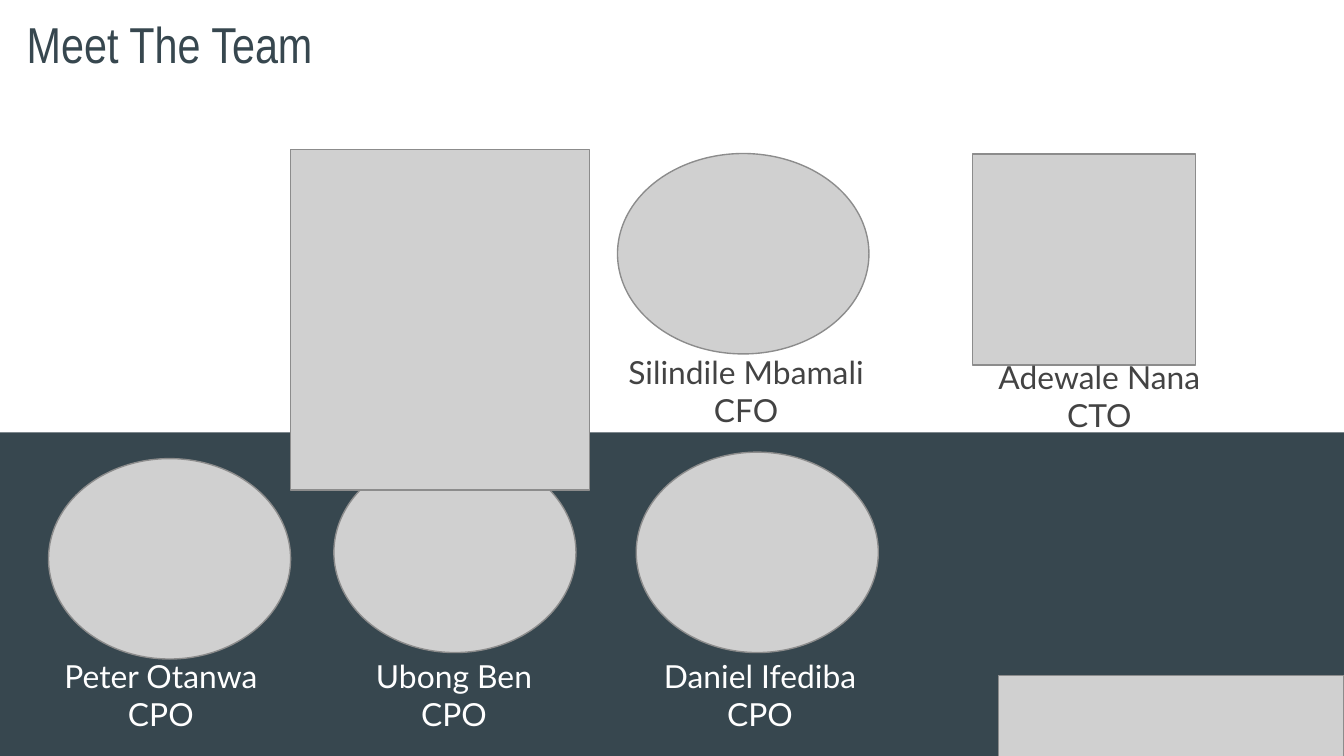
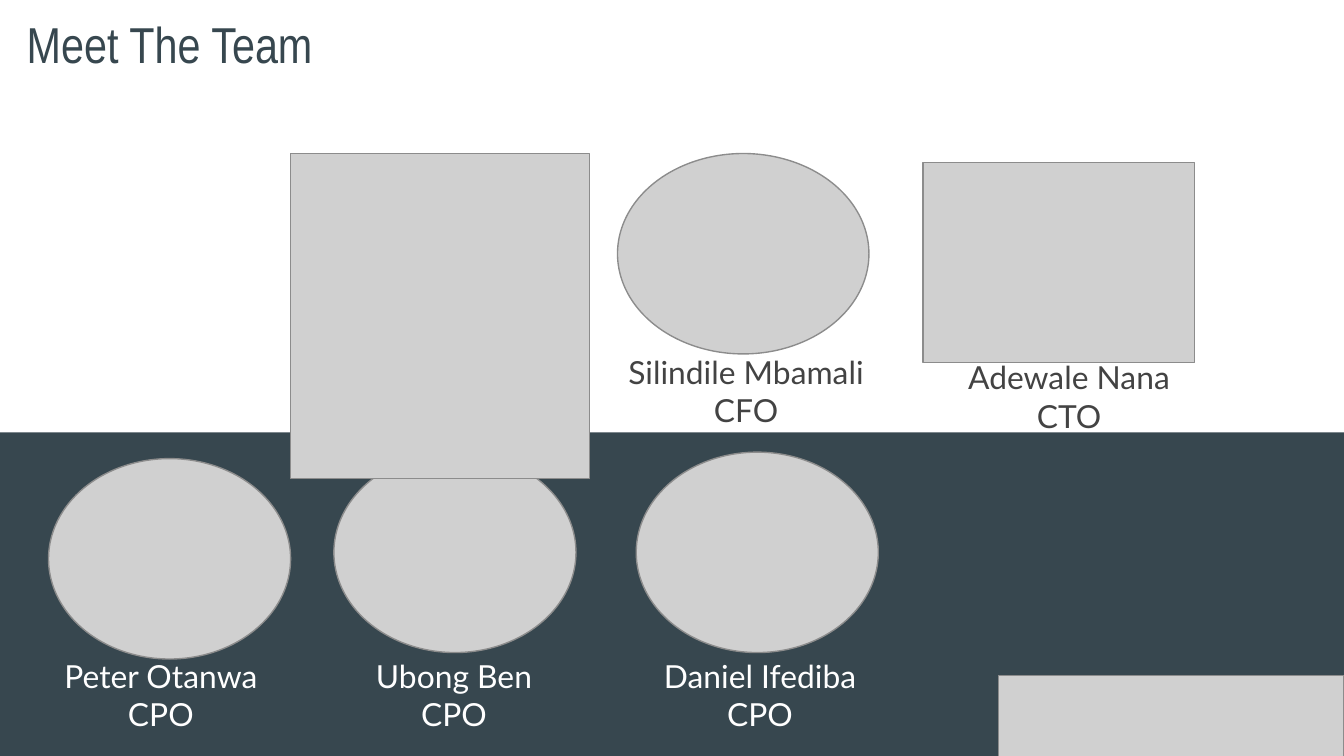
Before and after one commit to PETER630-MAX/Spain-Electricity-Shortfall-Challenge-2022, a slide deck: slide 3 of NM3 ENERGIES Presentation Slides.pptx. Drawn at 1344x756 pixels with LibreOffice and Linux fonts; fonts in the diff are those of the drawing; grey boxes stand for pictures. Boxes give left, top, right and bottom in pixels: in the first picture for what was removed or moved away, otherwise in the second. Text is boxed around its words. In the diff, an @@ line names an element or a change of style, - is before the commit and + after.

```diff
--- a/NM3 ENERGIES Presentation Slides.pptx
+++ b/NM3 ENERGIES Presentation Slides.pptx
@@ picture: place and size @@
-picture at <box>290,149,590,489</box>
+picture at <box>290,153,590,478</box>
@@ picture: place and size @@
-picture at <box>972,153,1195,364</box>
+picture at <box>923,163,1195,363</box>
@@ text "Adewale Nana": place and size @@
-text "Adewale Nana" at <box>998,361,1200,433</box>
+text "Adewale Nana" at <box>968,362,1170,434</box>
```
Also in this commit, not shown: 4 other slides changed, 3 slides added, 3 slides removed.
